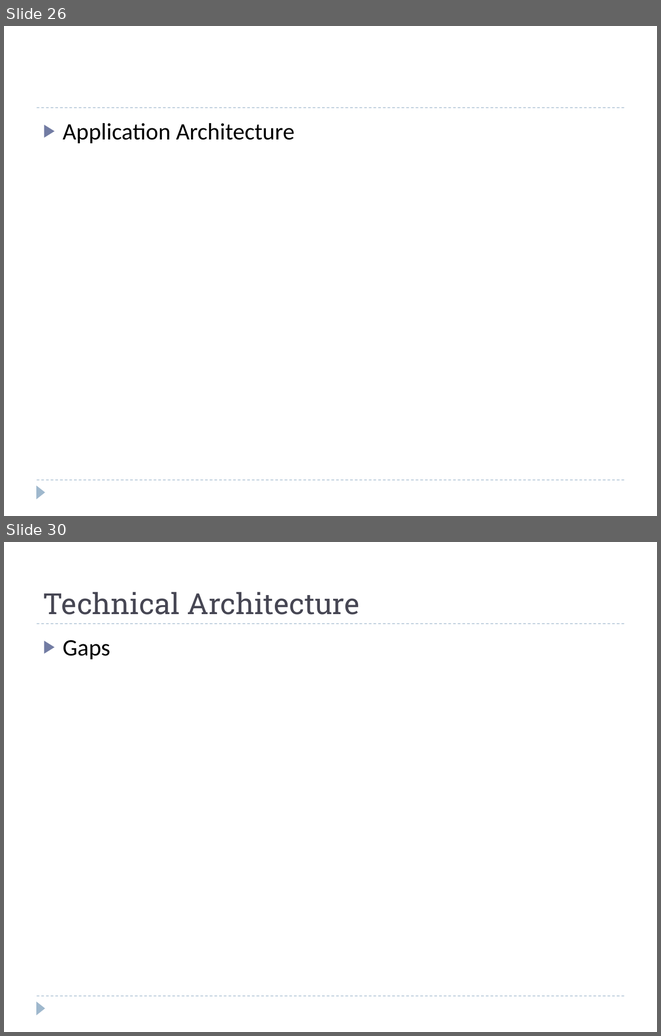
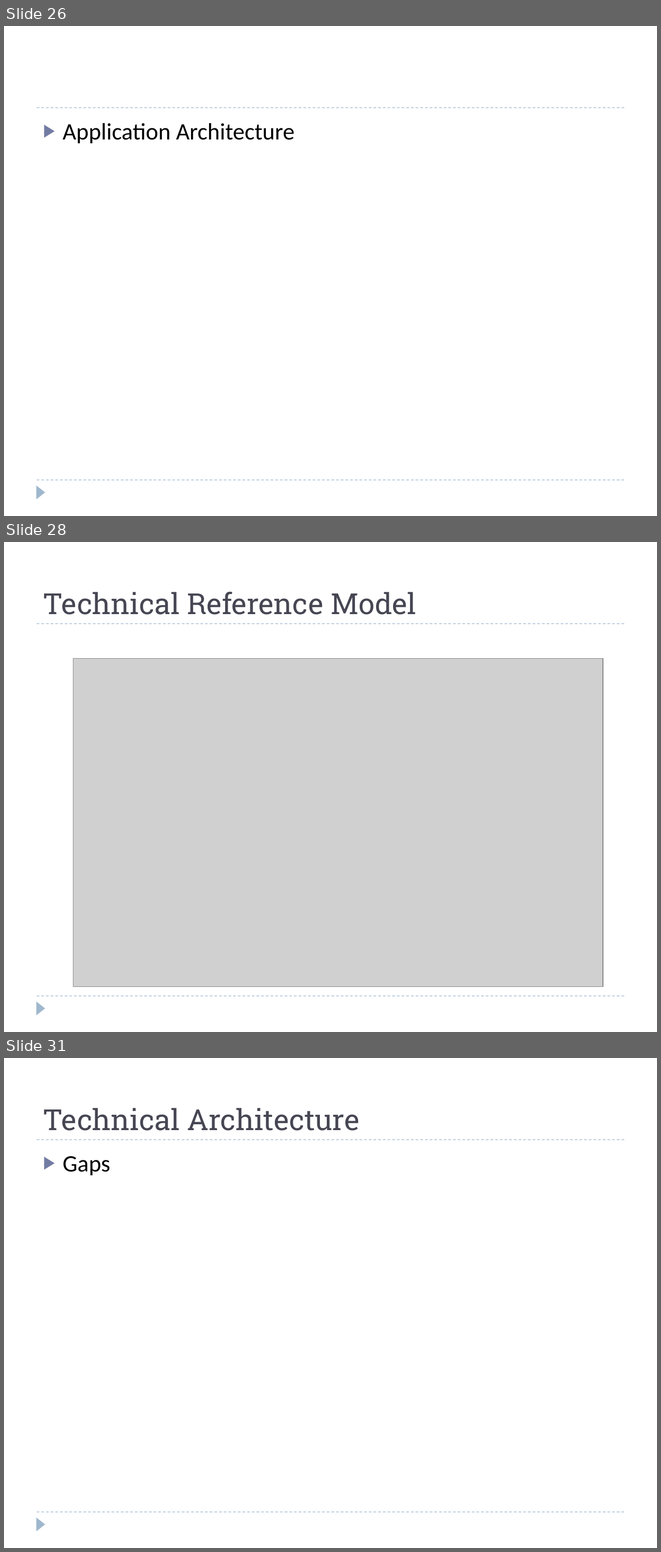
Before and after one commit to windieccf/t1-shipping, a slide deck: Enterprise Architech Presentation.pptx. Shown one above the other, each under a label of ours: slides 26 and 30 before the commit, slides 26, 28 and 31 after it; the slides between them are not shown. The pictures are 661x1036 and 661x1552 pixels, drawn with LibreOffice and Linux fonts; fonts in the diff are those of the drawing; grey boxes stand for pictures. Boxes give left, top, right and bottom in pixels: in the first picture for what was removed or moved away, otherwise in the second. Text is boxed around its words. In the diff, an @@ line names an element or a change of style, - is before the commit and + after.

```diff
--- a/Enterprise Architech Presentation.pptx
+++ b/Enterprise Architech Presentation.pptx
@@ slide 28 added at bbox=[4, 542, 657, 1032], background #FFFFFF; not listed: 3 template elements that a slide beside it also shows @@
@@ title added at bbox=[43, 591, 416, 615], 32 pt, text #464653 @@
+Technical Reference Model
@@ picture added at bbox=[73, 658, 603, 987] @@
@@ what was slide 30 is now slide 31 @@
```
Also in this commit, not shown: 7 slides changed, 2 other slides added, 1 slide removed.
